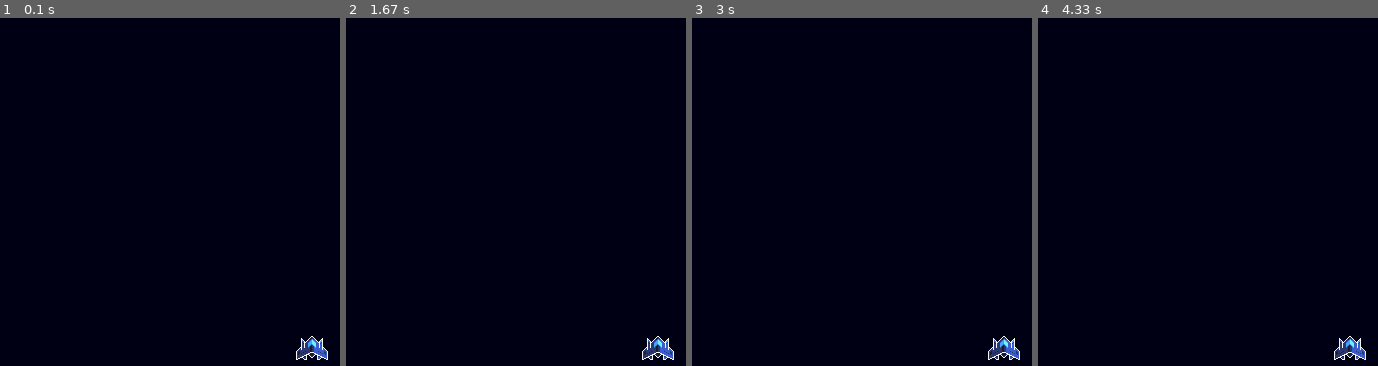
Above: before the commit, frames 1-4 (left to right).
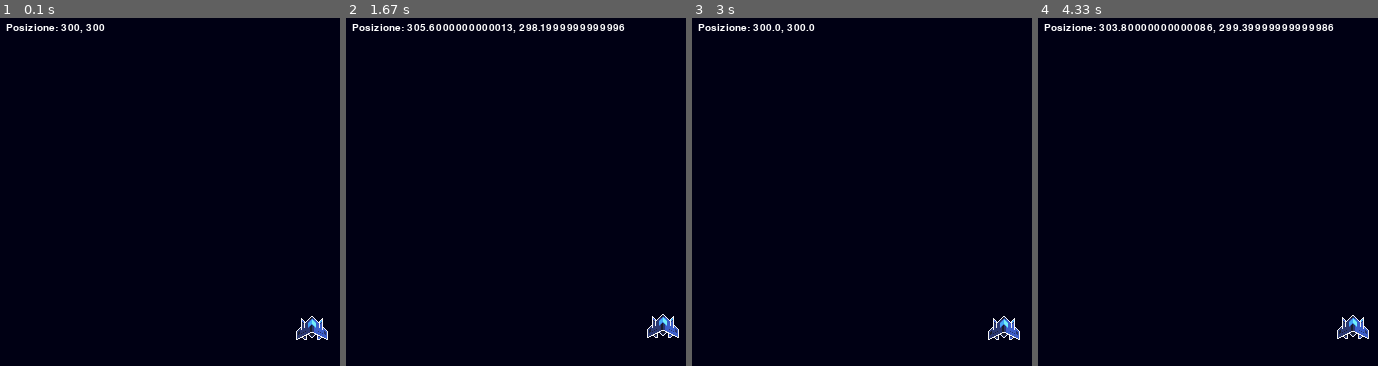
Above: after the commit, the same moments.

Repository: EmanueleZii/Space_Invaders_Pygame_Python
Game: pygame game, started from main.py
Same seed, same stepped clock (60 frames per second), same inputs: the game is played once before the commit and once after it.
Inputs:
- Up to frame 1 (0.1 s): no input
- Up to frame 2 (1.67 s): hold Right 0.33-0.8 s; hold Up 0.83-1.13 s; hold Right 1.17-1.63 s
- Up to frame 3 (3 s): hold Left 1.67-2.2 s; hold Down 2.23-2.53 s; hold Left 2.57-2.97 s
- Up to frame 4 (4.33 s): hold Up 3-3.37 s; hold Right 3.4-4.03 s; hold Down from 4.07 s (still down)

The runs differ from the first frame. In frame 1, 1.2% of the frame differs, in the area x 1-97%, y 1-99%; in frame 2, 1.9%; in frame 3, 1.3%; in frame 4, 1.9%, in the area x 1-98%, y 1-99%.

Commit message:
controlli e muri

Diff:
--- a/main.py
+++ b/main.py
@@ -16,25 +16,66 @@
 
 #Player
 playerimage = pygame.image.load('asset/Ship_1.png')
+
+#variabili globali
+speed = 0.1
 playerX = 300
-playerY = 320
+playerY = 300
+
+#UI
+font = pygame.font.Font('freesansbold.ttf', 10)
+
+#text
+def draw_text(text, x, y, color=(255, 255, 255)):
+    text_surface = font.render(text, True, color)
+    screen.blit(text_surface, (x, y))
 
 #player sprite
-def player():
-    screen.blit(playerimage,(playerX, playerY))
+def player(x,y):
+    screen.blit(playerimage,(x, y))
 
 #update the screen
 def update():
     # rgb display
     screen.fill((0, 0, 20))
-    player()
+    player(playerX, playerY)
+    Control()
+    draw_text(f"Posizione: {playerX}, {playerY}", 10, 10)
     pygame.display.update()
+
+#Controlli player
+def Control():
+
+    global playerX, playerY
+    global speed
+
+    key = pygame.key.get_pressed()
+
+    if key[pygame.K_LEFT]:
+        playerX -= speed
+    if key[pygame.K_RIGHT]:
+        playerX += speed
+    if key[pygame.K_UP]:
+        playerY -= speed
+    if key[pygame.K_DOWN]:
+        playerY += speed
+
+    #Muri
+    if playerX <= 0:
+        playerX = 0
+    if playerY <= -2.49:
+        playerY = -2.49
+    if playerY >= 340:
+        playerY = 340
+    if playerX >= 580:
+        playerX = 580
+
+    print(f"posX: {playerX}, posY: {playerY}")
 
 #game loop
 running = True
 while running:
+    update()
     for event in pygame.event.get():
         if event.type == pygame.QUIT:
             running = False
-
-    update()
